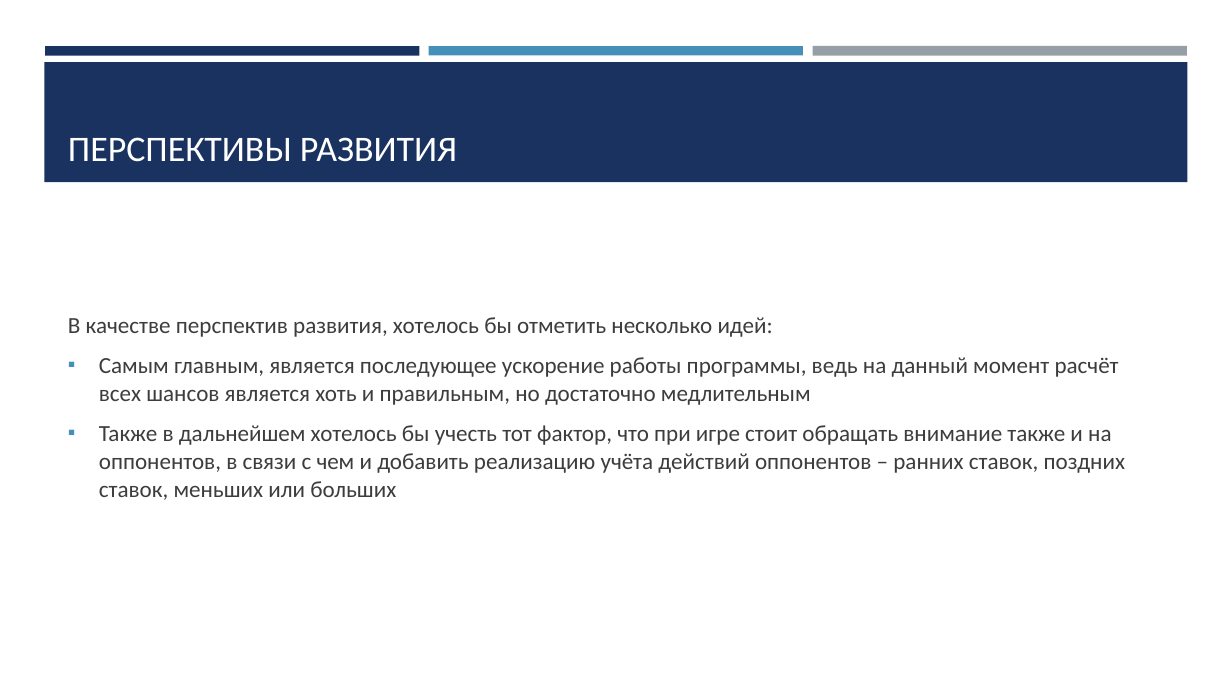
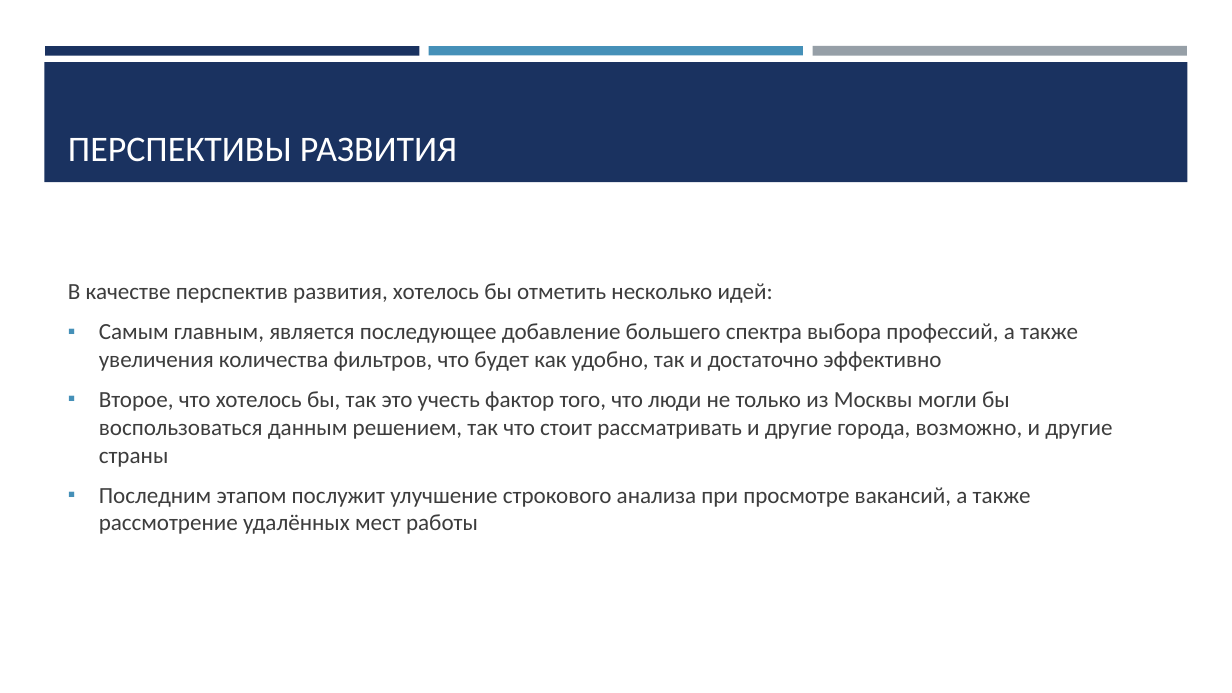
Before and after one commit to JaydenPears/Search-Profession, a slide deck: slide 11 of Документация/Презентация по Проектной работе «Search Profession».pptx. Drawn at 1232x693 pixels with LibreOffice and Linux fonts; fonts in the diff are those of the drawing. Boxes give left, top, right and bottom in pixels: in the first picture for what was removed or moved away, otherwise in the second. Text is boxed around its words. In the diff, an @@ line names an element or a change of style, - is before the commit and + after.

```diff
--- a/Документация/Презентация по Проектной работе «Search Profession».pptx
+++ b/Документация/Презентация по Проектной работе «Search Profession».pptx
@@ text at (99, 323, 1112, 534): text changed @@
-▪ Самым главным, является последующее ускорение работы программы, ведь на данный момент расчёт всех шансов является хоть и правильным, но достаточно медлительным
-▪ Также в дальнейшем хотелось бы учесть тот фактор, что при игре стоит обращать внимание также и на оппонентов, в связи с чем и добавить реализацию учёта действий оппонентов – ранних ставок, поздних ставок, меньших или больших
+▪ Самым главным, является последующее добавление большего спектра выбора профессий, а также увеличения количества фильтров, что будет как удобно, так и достаточно эффективно
+▪ Второе, что хотелось бы, так это учесть фактор того, что люди не только из Москвы могли бы воспользоваться данным решением, так что стоит рассматривать и другие города, возможно, и другие страны
+▪ Последним этапом послужит улучшение строкового анализа при просмотре вакансий, а также рассмотрение удалённых мест работы
```
